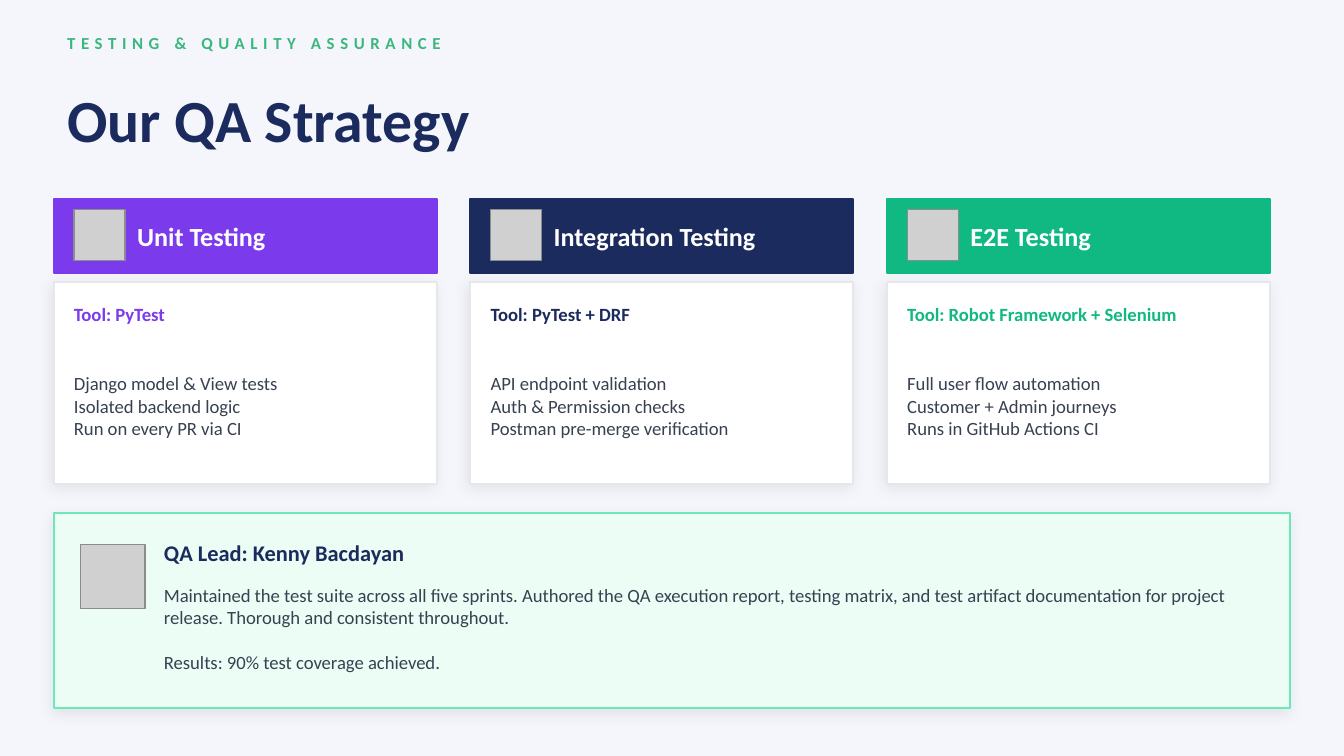
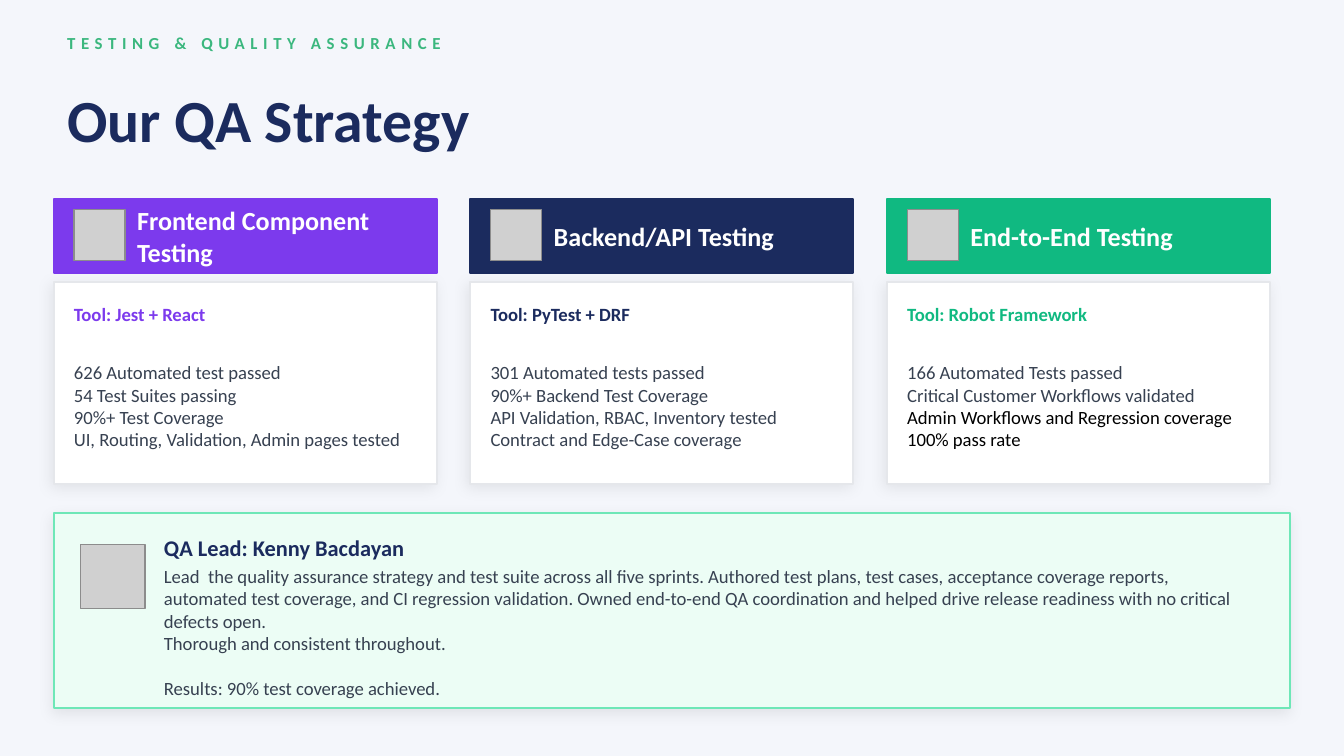
Before and after one commit to RachelMizer/ProjectOrderly, a slide deck: slide 8 of docs/Deliverables/Orderly_Slides.pptx. Drawn at 1344x756 pixels with LibreOffice and Linux fonts; fonts in the diff are those of the drawing; grey boxes stand for pictures. Boxes give left, top, right and bottom in pixels: in the first picture for what was removed or moved away, otherwise in the second. Text is boxed around its words. In the diff, an @@ line names an element or a change of style, - is before the commit and + after.

```diff
--- a/docs/Deliverables/Orderly_Slides.pptx
+++ b/docs/Deliverables/Orderly_Slides.pptx
@@ text at (137, 211, 369, 267): text changed @@
-Unit Testing
+Frontend Component Testing
@@ text at (554, 227, 774, 251): text changed @@
-Integration Testing
+Backend/API Testing
@@ text at (970, 227, 1173, 251): text changed @@
-E2E Testing
+End-to-End Testing
@@ text at (74, 308, 205, 321): text changed @@
-Tool: PyTest
+Tool: Jest + React
@@ text at (907, 308, 1087, 321): text changed @@
-Tool: Robot Framework + Selenium
+Tool: Robot Framework
@@ text at (74, 366, 399, 449): text changed @@
-Django model & View tests
-Isolated backend logic
-Run on every PR via CI
+626 Automated test passed
+54 Test Suites passing
+90%+ Test Coverage
+UI, Routing, Validation, Admin pages tested
@@ text at (491, 366, 777, 449): text changed @@
-API endpoint validation
-Auth & Permission checks
-Postman pre-merge verification
+301 Automated tests passed
+90%+ Backend Test Coverage
+API Validation, RBAC, Inventory tested
+Contract and Edge-Case coverage
@@ text at (907, 366, 1232, 449): text changed @@
-Full user flow automation
-Customer + Admin journeys
-Runs in GitHub Actions CI
+166 Automated Tests passed
+Critical Customer Workflows validated
+Admin Workflows and Regression coverage
+100% pass rate
@@ text "QA Lead: Kenny Bacdayan": place and size @@
-text "QA Lead: Kenny Bacdayan" at (164, 545, 404, 565)
+text "QA Lead: Kenny Bacdayan" at (164, 540, 404, 560)
@@ text at (164, 570, 1230, 698): text changed @@
-Maintained the test suite across all five sprints. Authored the QA execution report, testing matrix, and test artifact documentation for project release. Thorough and consistent throughout.
-Results: 90% test coverage achieved.
+Lead the quality assurance strategy and test suite across all five sprints. Authored test plans, test cases, acceptance coverage reports, automated test coverage, and CI regression validation. Owned end-to-end QA coordination and helped drive release readiness with no critical defects open.
+Thorough and consistent throughout.
+Results: 90% test coverage achieved.
```
Also in this commit, not shown: 4 other slides changed.
